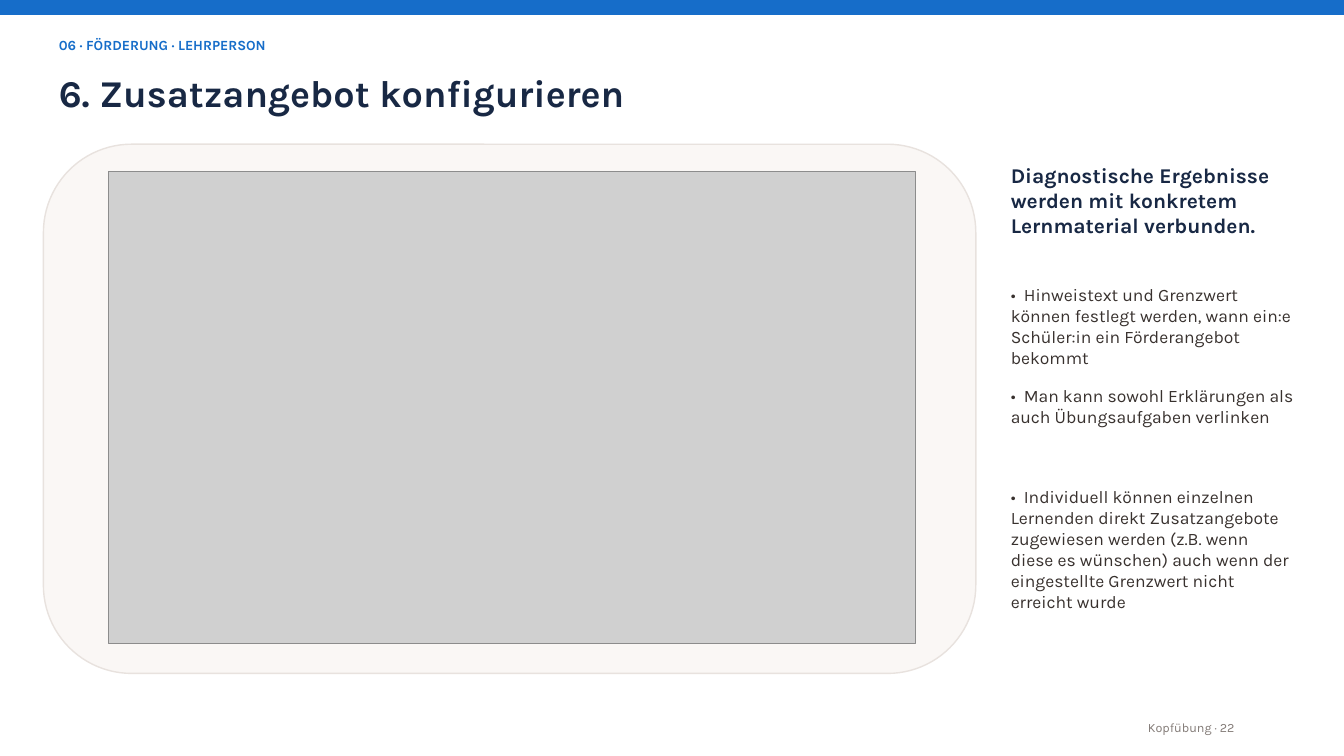
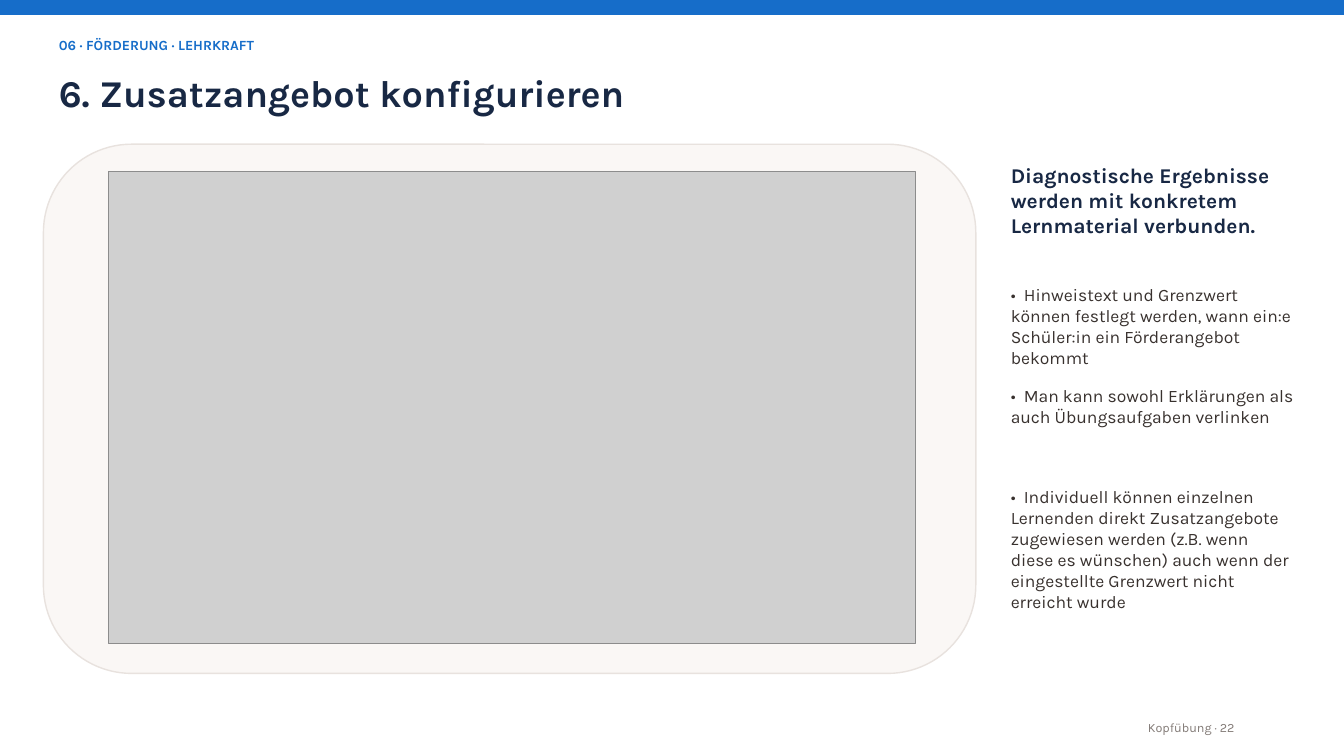
Before and after one commit to kyannic52/moodle-mod_kopfuebung, a slide deck: slide 21 of Kopfuebung_Plugin_Praesentation.pptx. Drawn at 1344x756 pixels with LibreOffice and Linux fonts; fonts in the diff are those of the drawing; grey boxes stand for pictures. Boxes give left, top, right and bottom in pixels: in the first picture for what was removed or moved away, otherwise in the second. Text is boxed around its words. In the diff, an @@ line names an element or a change of style, - is before the commit and + after.

```diff
--- a/Kopfuebung_Plugin_Praesentation.pptx
+++ b/Kopfuebung_Plugin_Praesentation.pptx
@@ text at [59, 38, 254, 50]: text changed @@
-06 · FÖRDERUNG · LEHRPERSON
+06 · FÖRDERUNG · LEHRKRAFT
```
Also in this commit, not shown: 10 other slides changed, 3 other files.
